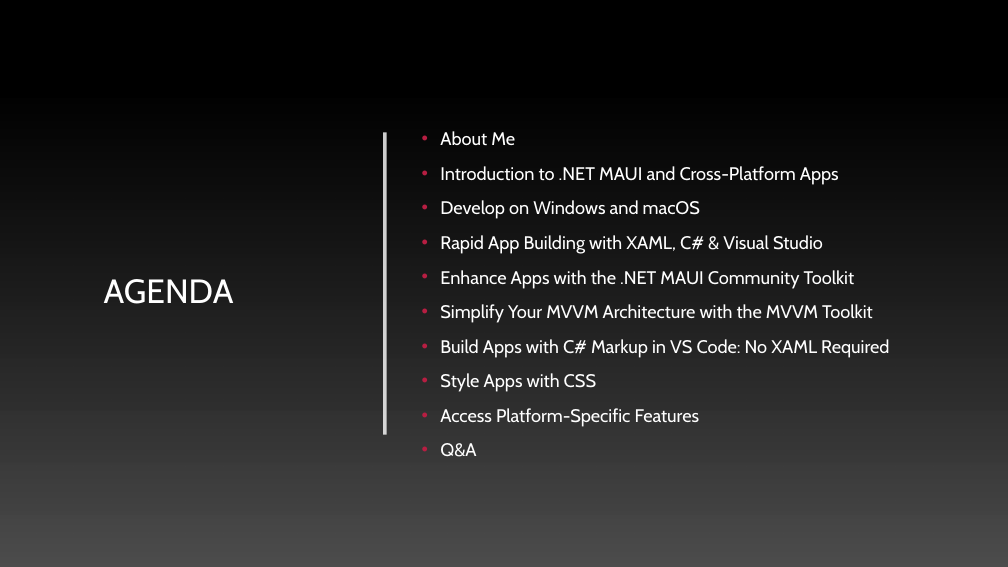
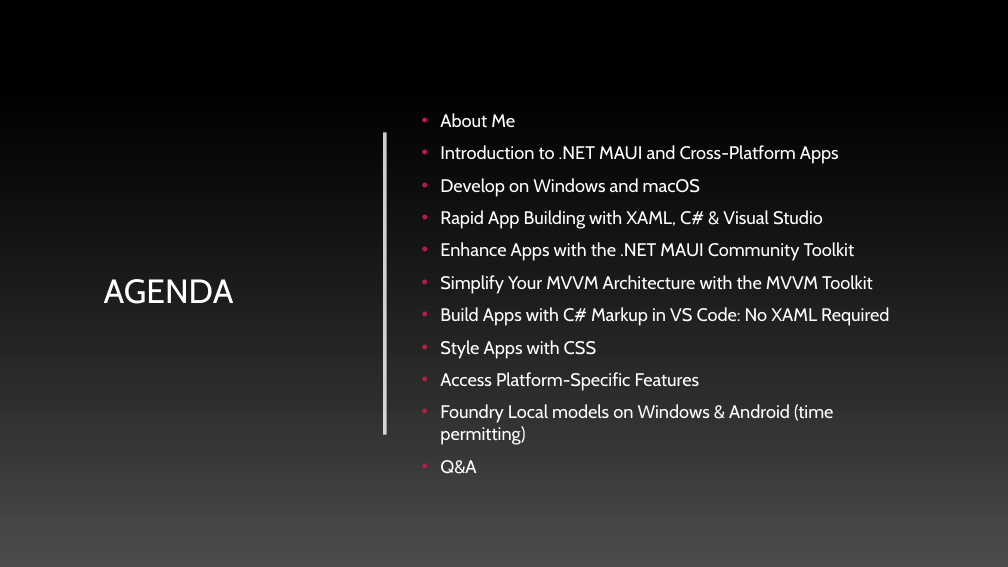
Before and after one commit to alvinashcraft/speaking, a slide deck: slide 2 of 2026/0115_CodeMash/Maui Toolkit/Create Multi-Platform Apps with .NET.pptx. Drawn at 1008x567 pixels with LibreOffice and Linux fonts; fonts in the diff are those of the drawing; background and template pictures are left out. Boxes give left, top, right and bottom in pixels: in the first picture for what was removed or moved away, otherwise in the second. Text is boxed around its words. In the diff, an @@ line names an element or a change of style, - is before the commit and + after.

Commit message:
Update MAUI slides for codemash 2026

```diff
--- a/2026/0115_CodeMash/Maui Toolkit/Create Multi-Platform Apps with .NET.pptx
+++ b/2026/0115_CodeMash/Maui Toolkit/Create Multi-Platform Apps with .NET.pptx
@@ text at (x1=440, y1=113, x2=889, y2=474): line spacing 1.1 to 1 @@
@@ text at (x1=440, y1=404, x2=834, y2=445): paragraph added @@
+• Foundry Local models on Windows & Android (time permitting)
```
Also in this commit, not shown: 3 other slides changed, 1 slide added, 11 slides removed.
